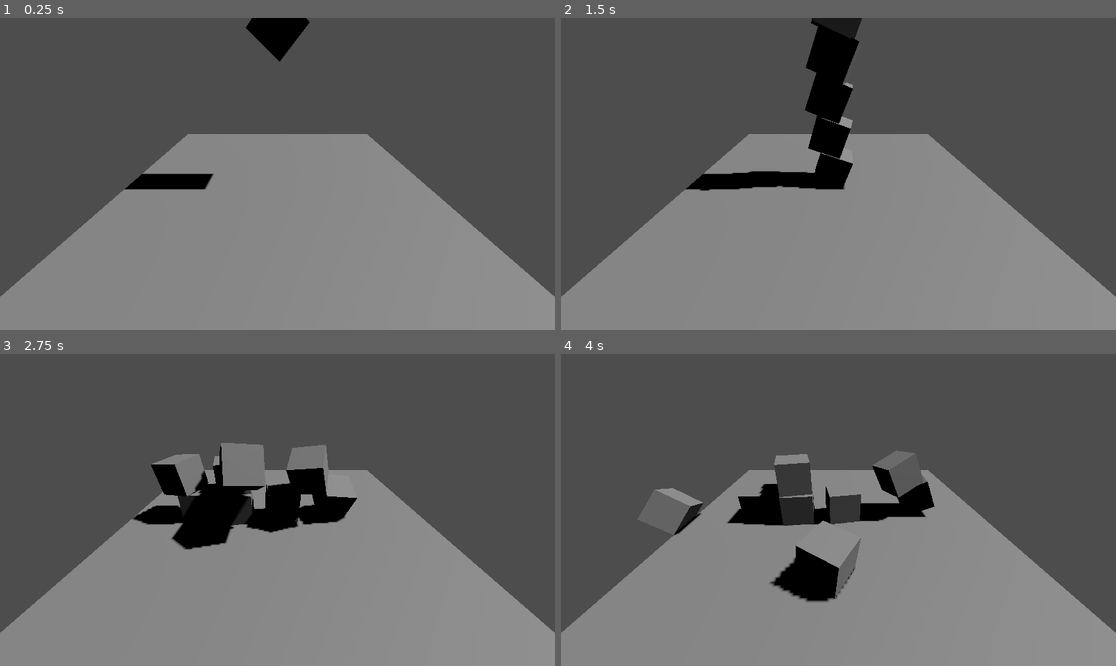
Above: before the commit, frames 1-4 (two rows, left to right).
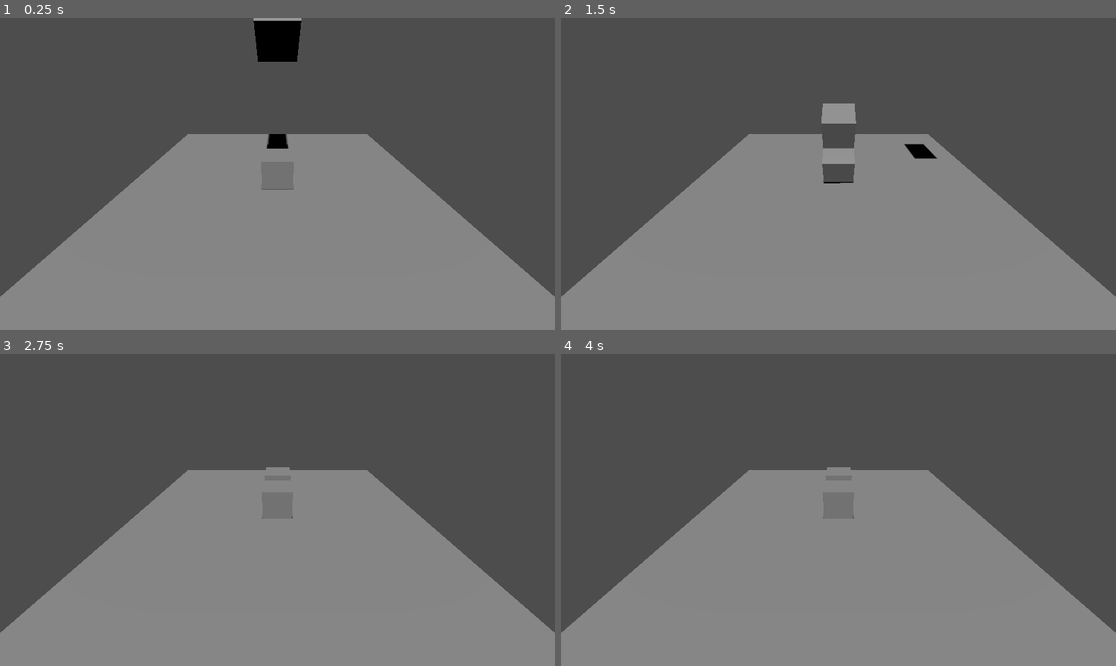
Above: after the commit, the same moments.

Repository: Arthur2664/first-tutorial-project
Game: Godot game, scene res://levels/level_1.tscn
Same seed, same stepped clock (60 frames per second), same inputs: the game is played once before the commit and once after it. Before the commit the project has no main scene; this scene is started directly in both runs.
Inputs:
- Up to frame 1 (0.25 s): no input
- Up to frame 2 (1.5 s): tap Enter (ui_accept) at 0.5, 0.6, 0.77, 1.07, 1.35 s; hold Right (ui_right) 0.53-1.28 s; hold Down (ui_down) from 1.28 s (still down)
- Up to frame 3 (2.75 s): tap Enter (ui_accept) at 1.52, 1.82, 2.1 s; release Down (ui_down) at 2.03 s; hold Right (ui_right) from 2.03 s (still down)
- Up to frame 4 (4 s): release Right (ui_right) at 2.78 s; hold Up (ui_up) 2.78-3.53 s; tap Enter (ui_accept) at 2.85, 3.02, 3.32, 3.6, 3.77 s; hold Left (ui_left) from 3.53 s (still down)

The runs differ from the first frame. In frame 1, 1.4% of the frame differs, in the area x 22-56%, y 0-56%; in frame 2, 5.2%; in frame 3, 7.0%, in the area x 23-65%, y 28-63%; in frame 4, 6.5%.

Commit message:
add player actor and movement script

Diff:
--- /dev/null
+++ b/actors/player_character.gd
@@ -0,0 +1,28 @@
+extends CharacterBody3D
+
+
+const SPEED = 5.0
+const JUMP_VELOCITY = 10
+
+
+func _physics_process(delta: float) -> void:
+	# Add the gravity.
+	if not is_on_floor():
+		velocity += get_gravity() * delta
+
+	# Handle jump.
+	if Input.is_action_just_pressed("ui_accept") and is_on_floor():
+		velocity.y = JUMP_VELOCITY
+
+	# Get the input direction and handle the movement/deceleration.
+	# As good practice, you should replace UI actions with custom gameplay actions.
+	var input_dir := Input.get_vector("ui_left", "ui_right", "ui_up", "ui_down")
+	var direction := (transform.basis * Vector3(input_dir.x, 0, input_dir.y)).normalized()
+	if direction:
+		velocity.x = direction.x * SPEED
+		velocity.z = direction.z * SPEED
+	else:
+		velocity.x = move_toward(velocity.x, 0, SPEED)
+		velocity.z = move_toward(velocity.z, 0, SPEED)
+
+	move_and_slide()
--- /dev/null
+++ b/actors/player_character.tscn
@@ -0,0 +1,16 @@
+[gd_scene load_steps=4 format=3 uid="uid://dsa0qmhl0rdy1"]
+
+[ext_resource type="Script" path="res://actors/player_character.gd" id="1_s7u35"]
+
+[sub_resource type="BoxMesh" id="BoxMesh_ts3p2"]
+
+[sub_resource type="BoxShape3D" id="BoxShape3D_j6qq5"]
+
+[node name="player_character" type="CharacterBody3D"]
+script = ExtResource("1_s7u35")
+
+[node name="MeshInstance3D" type="MeshInstance3D" parent="."]
+mesh = SubResource("BoxMesh_ts3p2")
+
+[node name="CollisionShape3D" type="CollisionShape3D" parent="."]
+shape = SubResource("BoxShape3D_j6qq5")
--- a/levels/level_1.tscn
+++ b/levels/level_1.tscn
@@ -1,6 +1,7 @@
-[gd_scene load_steps=4 format=3 uid="uid://dv6hoovfp4f6y"]
+[gd_scene load_steps=5 format=3 uid="uid://dv6hoovfp4f6y"]
 
 [ext_resource type="PackedScene" uid="uid://bmmfk28a2lis" path="res://objects/box.tscn" id="1_lecyn"]
+[ext_resource type="PackedScene" uid="uid://dsa0qmhl0rdy1" path="res://actors/player_character.tscn" id="1_lyh71"]
 
 [sub_resource type="BoxMesh" id="BoxMesh_v0n5t"]
 size = Vector3(10, 0.5, 10)
@@ -20,32 +21,19 @@
 shape = SubResource("BoxShape3D_f1h6u")
 
 [node name="Camera3D" type="Camera3D" parent="."]
-transform = Transform3D(-4.37114e-08, 0.5, -0.866025, 0, 0.866025, 0.5, 1, 2.18557e-08, -3.78552e-08, -6, 4, 0)
+transform = Transform3D(1, 0, 0, 0, 0.866025, 0.5, 0, -0.5, 0.866025, 0, 4, 6)
 
 [node name="DirectionalLight3D" type="DirectionalLight3D" parent="."]
-transform = Transform3D(1, 0, 0, 0, 0.581413, 0.813608, 0, -0.813608, 0.581413, 0, 5.15588, 3.97207)
+transform = Transform3D(1, 0, 0, 0, 0.582123, 0.8131, 0, -0.8131, 0.582123, 0, 5.156, 6)
 shadow_enabled = true
 
-[node name="Box" parent="." instance=ExtResource("1_lecyn")]
+[node name="player_character" parent="." instance=ExtResource("1_lyh71")]
+transform = Transform3D(1, 0, 0, 0, 1, 0, 0, 0, 1, 0, 0.931055, 0)
+
+[node name="falling_blocks" type="Node3D" parent="."]
+
+[node name="Box" parent="falling_blocks" instance=ExtResource("1_lecyn")]
 transform = Transform3D(1, 0, 0, 0, 0.65416, 0.756356, 0, -0.756356, 0.65416, 0, 4.88227, 0)
 
-[node name="Box2" parent="." instance=ExtResource("1_lecyn")]
+[node name="Box2" parent="falling_blocks" instance=ExtResource("1_lecyn")]
 transform = Transform3D(1, 0, 0, 0, 0.65416, 0.756356, 0, -0.756356, 0.65416, 0, 6.79509, 0)
-
-[node name="Box3" parent="." instance=ExtResource("1_lecyn")]
-transform = Transform3D(1, 0, 0, 0, 0.65416, 0.756356, 0, -0.756356, 0.65416, 0, 8.84567, 0)
-
-[node name="Box4" parent="." instance=ExtResource("1_lecyn")]
-transform = Transform3D(1, 0, 0, 0, 0.65416, 0.756356, 0, -0.756356, 0.65416, 0, 10.7585, 0)
-
-[node name="Box5" parent="." instance=ExtResource("1_lecyn")]
-transform = Transform3D(1, 0, 0, 0, 0.65416, 0.756356, 0, -0.756356, 0.65416, 0, 12.7017, 0)
-
-[node name="Box6" parent="." instance=ExtResource("1_lecyn")]
-transform = Transform3D(1, 0, 0, 0, 0.65416, 0.756356, 0, -0.756356, 0.65416, 0, 14.6145, 0)
-
-[node name="Box7" parent="." instance=ExtResource("1_lecyn")]
-transform = Transform3D(1, 0, 0, 0, 0.65416, 0.756356, 0, -0.756356, 0.65416, 0, 16.6651, 0)
-
-[node name="Box8" parent="." instance=ExtResource("1_lecyn")]
-transform = Transform3D(1, 0, 0, 0, 0.65416, 0.756356, 0, -0.756356, 0.65416, 0, 18.5779, 0)
--- a/project.godot
+++ b/project.godot
@@ -11,6 +11,7 @@
 [application]
 
 config/name="FirstTutorialProject"
+run/main_scene="res://levels/level_1.tscn"
 config/features=PackedStringArray("4.3", "Forward Plus")
 config/icon="res://icon.svg"
 
